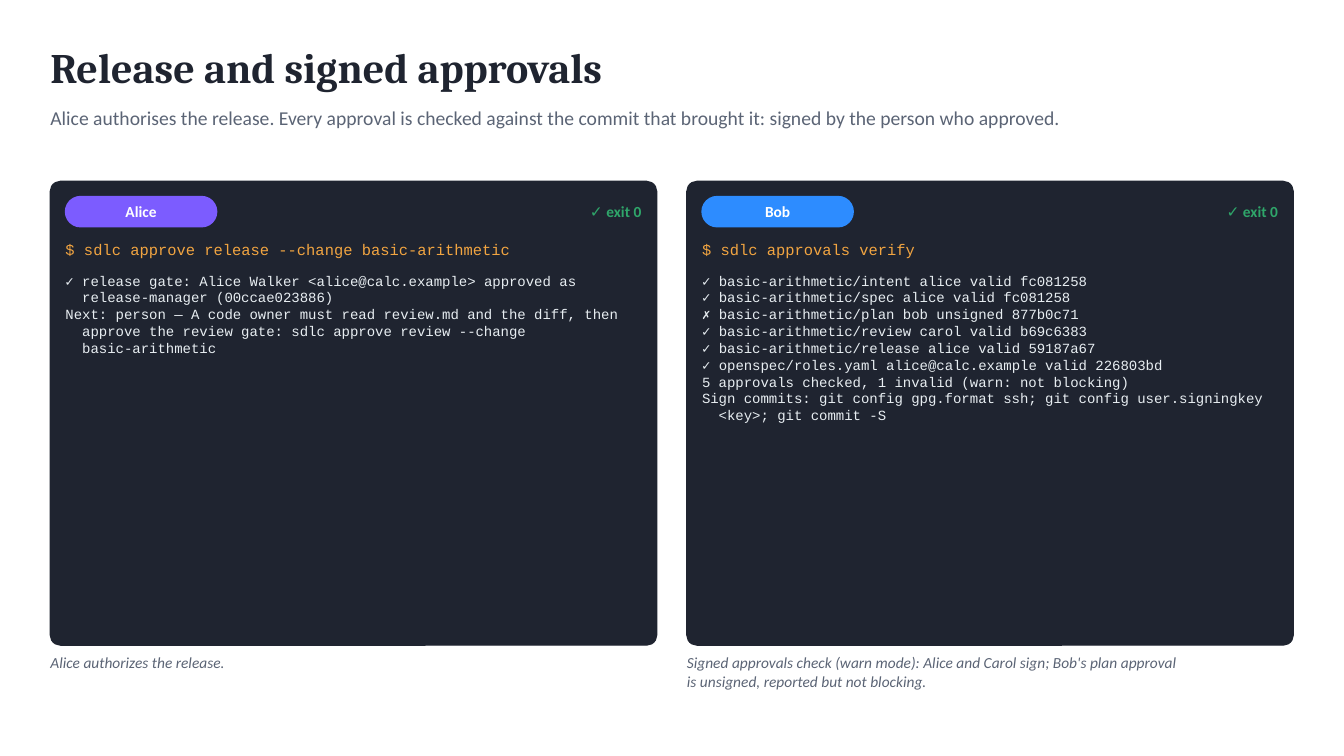
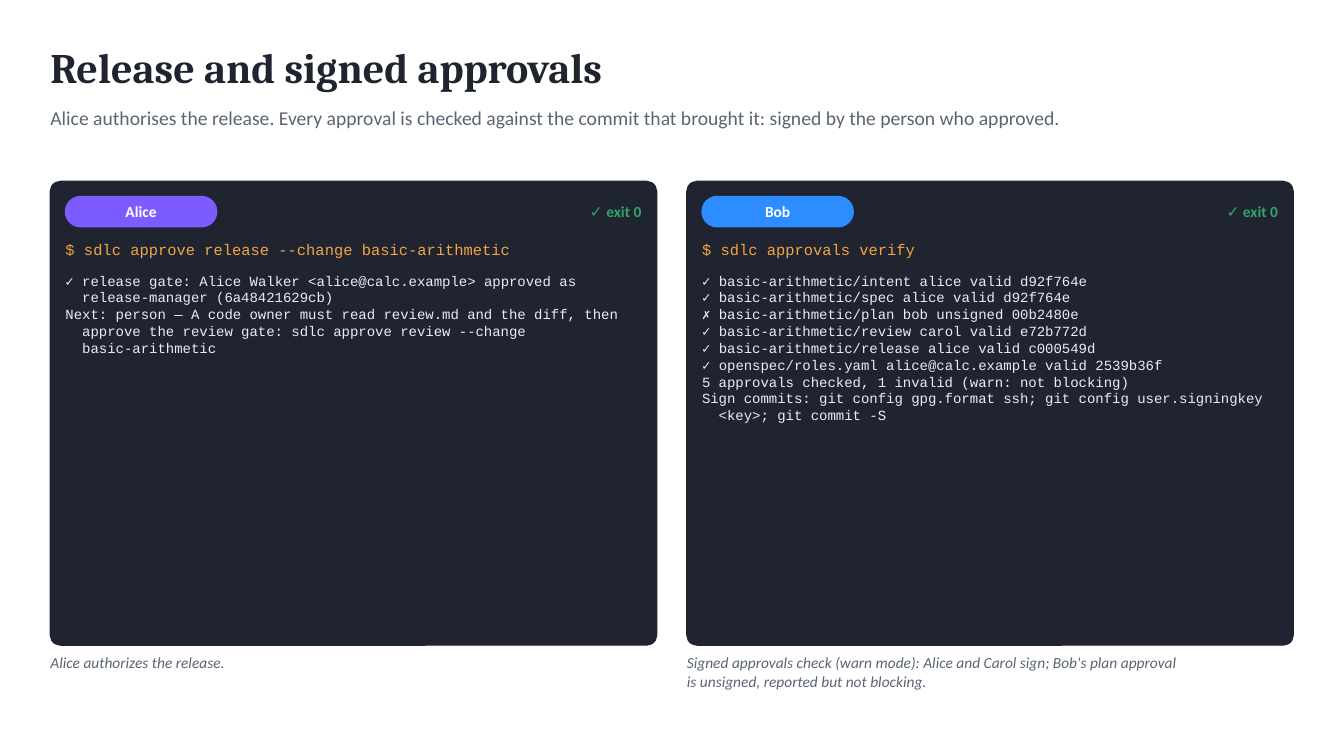
Before and after one commit to marin-ai-tech/sdlc, a slide deck: slide 13 of docs/demo/sdlc-calculator-demo.en.pptx. Drawn at 1344x756 pixels with LibreOffice and Linux fonts; fonts in the diff are those of the drawing. Boxes give left, top, right and bottom in pixels: in the first picture for what was removed or moved away, otherwise in the second. Text is boxed around its words. In the diff, an @@ line names an element or a change of style, - is before the commit and + after.

```diff
--- a/docs/demo/sdlc-calculator-demo.en.pptx
+++ b/docs/demo/sdlc-calculator-demo.en.pptx
@@ text at [82,292,333,305]: text changed @@
-release-manager (00ccae023886)
+release-manager (6a48421629cb)
@@ text at [719,276,1162,373]: text changed @@
-✓ basic-arithmetic/intent alice valid fc081258
-✓ basic-arithmetic/spec alice valid fc081258
-✗ basic-arithmetic/plan bob unsigned 877b0c71
-✓ basic-arithmetic/review carol valid b69c6383
-✓ basic-arithmetic/release alice valid 59187a67
-✓ openspec/roles.yaml alice@calc.example valid 226803bd
+✓ basic-arithmetic/intent alice valid d92f764e
+✓ basic-arithmetic/spec alice valid d92f764e
+✗ basic-arithmetic/plan bob unsigned 00b2480e
+✓ basic-arithmetic/review carol valid e72b772d
+✓ basic-arithmetic/release alice valid c000549d
+✓ openspec/roles.yaml alice@calc.example valid 2539b36f
```
Also in this commit, not shown: 7 other slides changed, 53 other files.
